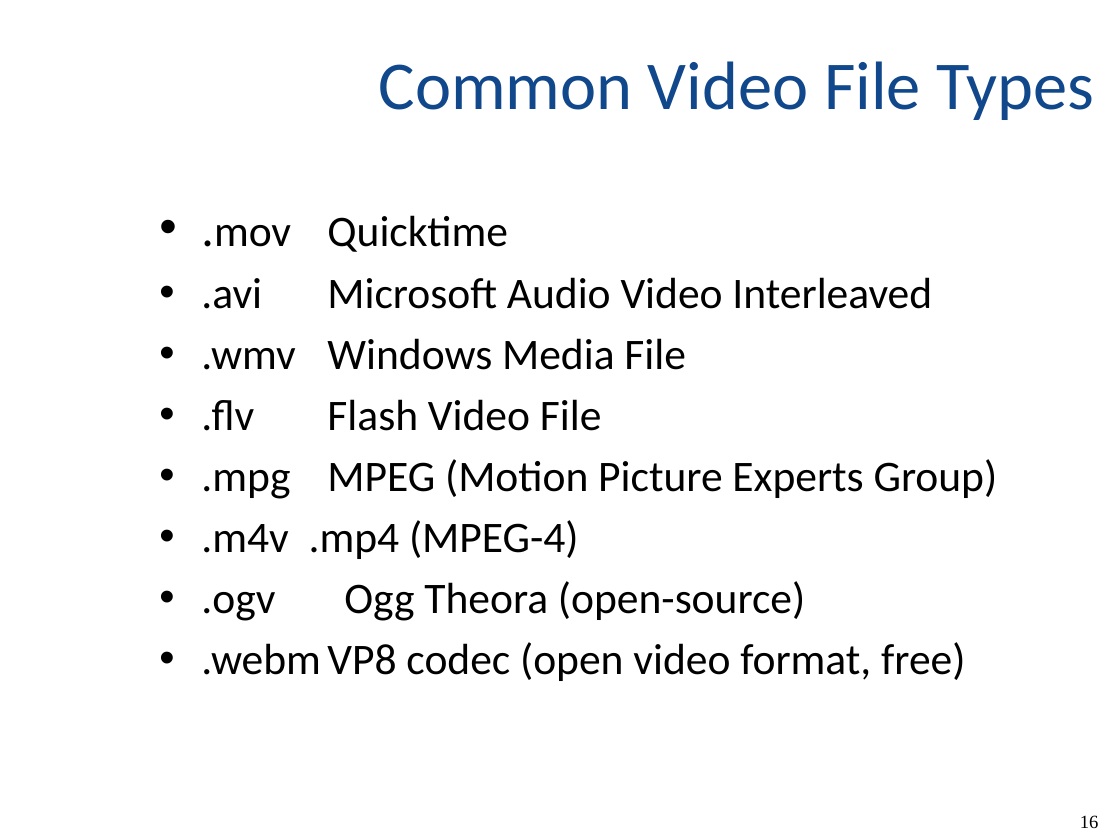
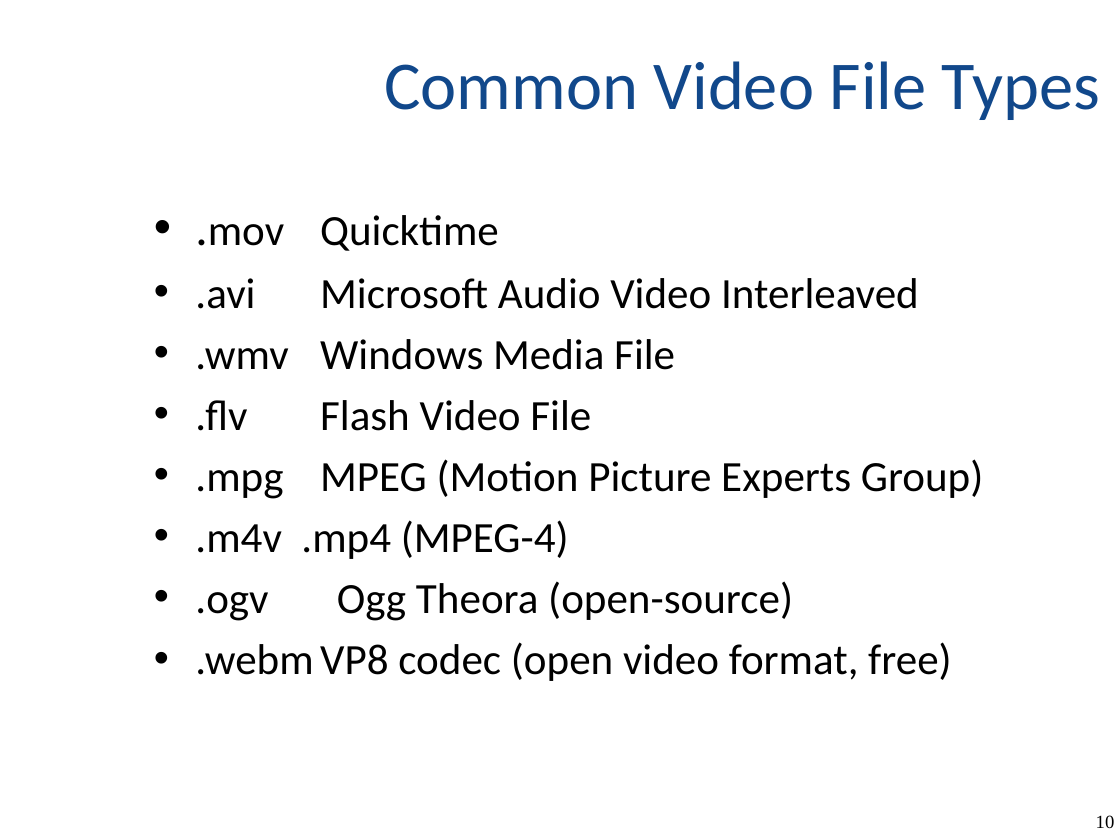
Before and after one commit to amogbil/PSU-webdev, a slide deck: slide 10 of Slides/Lecture10-imgMaps-iframe-audio-video.pptx (slide 16 before the commit). Drawn at 1120x840 pixels with LibreOffice and Linux fonts; fonts in the diff are those of the drawing. Boxes give left, top, right and bottom in pixels: in the first picture for what was removed or moved away, otherwise in the second. Text is boxed around its words. In the diff, an @@ line names an element or a change of style, - is before the commit and + after.

```diff
--- a/Slides/Lecture10-imgMaps-iframe-audio-video.pptx
+++ b/Slides/Lecture10-imgMaps-iframe-audio-video.pptx
@@ title "Common Video File Types" at box(384, 61, 1100, 120): text colour #11478B to #11488B @@
@@ text ".mov Quicktime" at box(195, 215, 983, 681): size 32 to 31.7 pt in ".mov"; size 28 to 27.7 pt; indent changed; more space between paragraphs @@
@@ page number removed at box(1080, 815, 1099, 828) @@
-16
@@ page number added at box(1096, 815, 1115, 828), 12 pt, text #000000 @@
+10
```
Also in this commit, not shown: 12 other slides changed, 6 slides removed.
